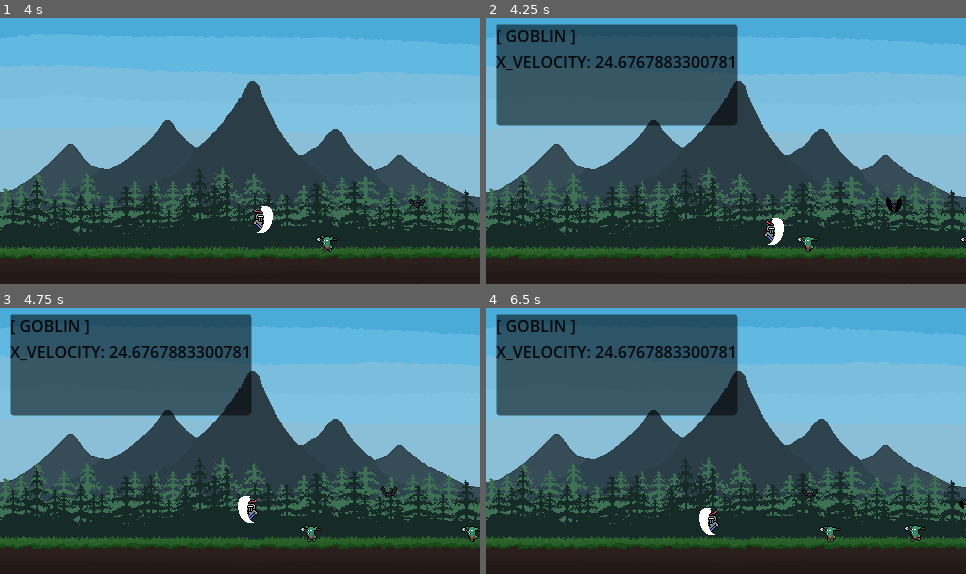
Above: before the commit, frames 1-4 (two rows, left to right).
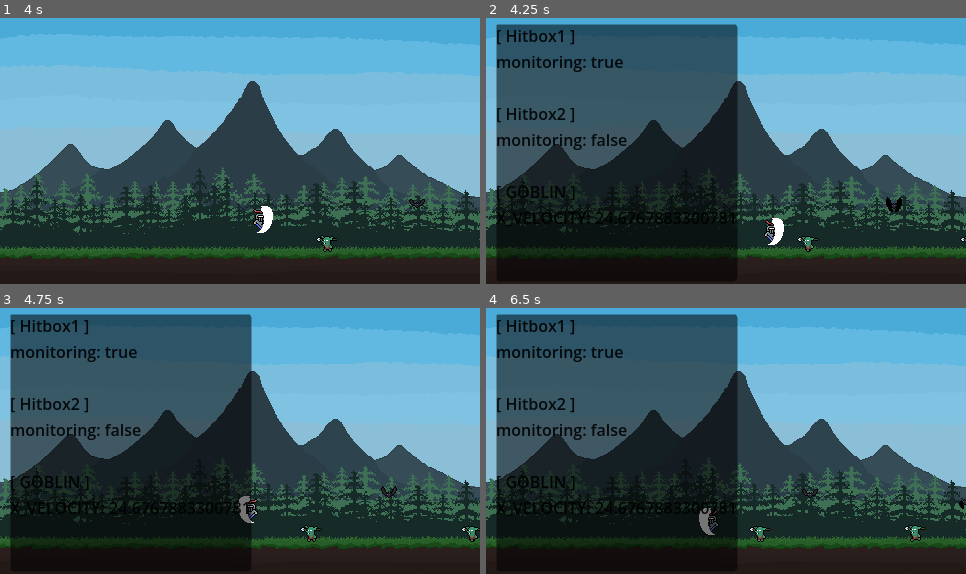
Above: after the commit, the same moments.

Repository: RadoslawG123/WavesOfMonsters
Game: Godot game, scene res://Scenes/main.tscn
The game is run twice, just before and just after one commit, with the same random seed, the same clock (stepped at 60 frames per second) and the same inputs.
Inputs:
- Up to frame 1 (4 s): hold D (Right) 0.53-2.03 s; tap Space (Attack) every 0.75 s from 0.6 to 3.6 s; tap W (Jump) at 0.77, 1.52, 3.02, 3.77 s; hold A (Left) 2.03-2.78 s; hold D (Right) from 2.78 s (still down)
- Up to frame 2 (4.25 s): keep holding D (Right); tap / (DebugOverlay) at 4.15 s
- Up to frame 3 (4.75 s): release D (Right) at 4.28 s; hold A (Left) from 4.28 s (still down); tap Space (Attack) at 4.35 s; tap W (Jump) at 4.52 s
- Up to frame 4 (6.5 s): release A (Left) at 5.03 s; hold D (Right) 5.03-5.78 s; tap Space (Attack) at 5.1, 5.85 s; hold A (Left) from 5.78 s (still down); tap W (Jump) at 6.02 s

Frame 1 is identical in both runs. In frame 2, 20% of the frame differs, in the area x 2-53%, y 4-91%; in frame 3, 20%; in frame 4, 20%, in the area x 2-74%, y 4-91%.

Commit message:
Work in progress: Attack mechanics. Some bug fixes.

Diff:
--- a/Scenes/Player/Player.tscn
+++ b/Scenes/Player/Player.tscn
@@ -915,6 +915,7 @@
 
 [node name="Hitbox2" parent="SwordCutLine2" unique_id=606897665 instance=ExtResource("9_ksbbd")]
 visible = false
+monitoring = false
 
 [node name="Hitbox2Collider" type="CollisionPolygon2D" parent="SwordCutLine2/Hitbox2" unique_id=1726227702]
 position = Vector2(0.07880509, 1.8750678)
--- a/Scenes/main.tscn
+++ b/Scenes/main.tscn
@@ -143,3 +143,4 @@
 
 [node name="AudioStreamPlayer2D" type="AudioStreamPlayer2D" parent="." unique_id=1195678830]
 stream = ExtResource("7_6bp64")
+autoplay = true
--- a/Scripts/Player/player.gd
+++ b/Scripts/Player/player.gd
@@ -42,6 +42,8 @@
 
 ## Physics Process: Called every frame. 'delta' is the elapsed time since the previous frame.
 func _physics_process(delta: float) -> void:
+	DebugOverlay.add_stat("Hitbox1", "monitoring", hitbox_1.monitoring)
+	DebugOverlay.add_stat("Hitbox2", "monitoring", hitbox_2.monitoring)
 	process_state(delta)
 	move_and_slide()
 
